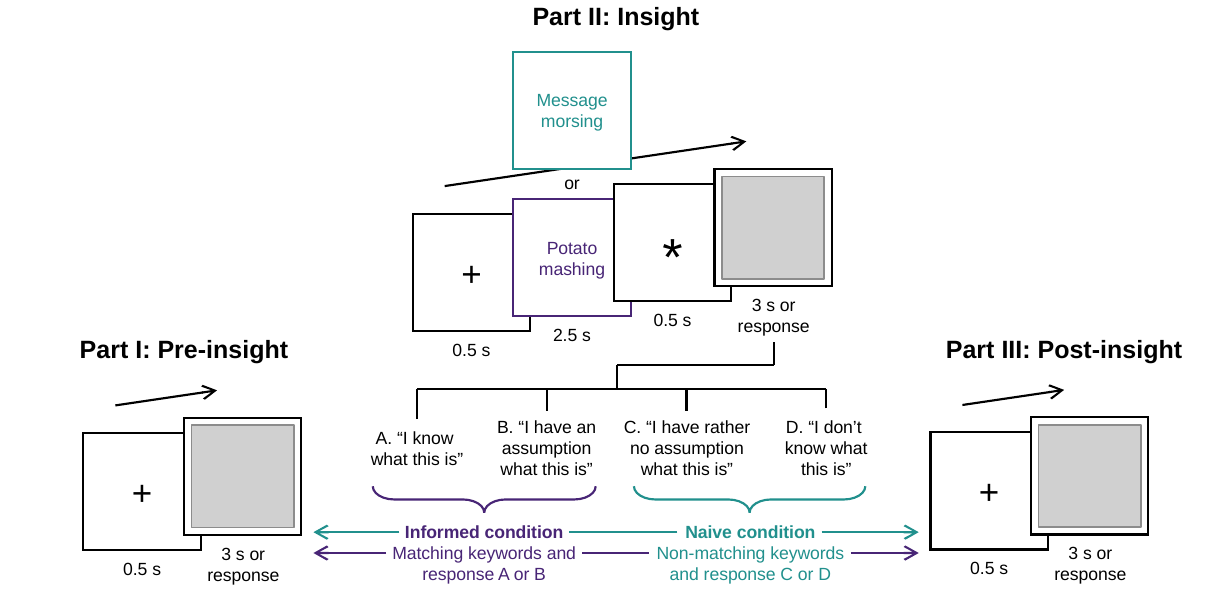
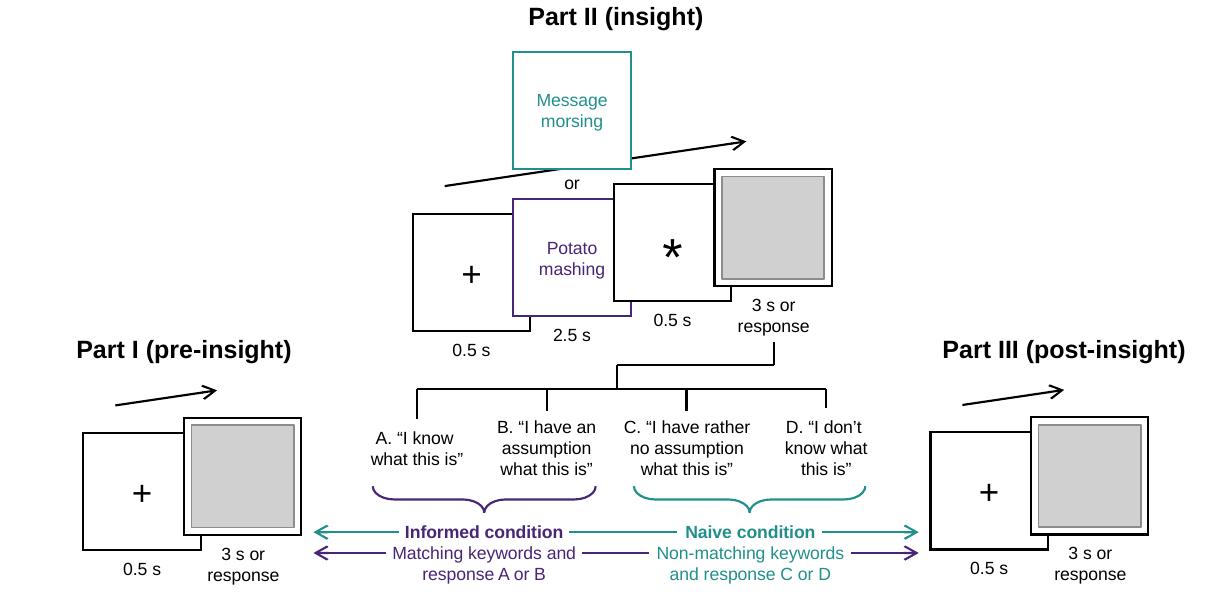
Before and after one commit to alexenge/aha, a slide deck: slide 1 of analysis/manuscript_files/figure-1a.pptx. Drawn at 1232x616 pixels with LibreOffice and Linux fonts; fonts in the diff are those of the drawing; grey boxes stand for pictures. Boxes give left, top, right and bottom in pixels: in the first picture for what was removed or moved away, otherwise in the second. Text is boxed around its words. In the diff, an @@ line names an element or a change of style, - is before the commit and + after.

```diff
--- a/analysis/manuscript_files/figure-1a.pptx
+++ b/analysis/manuscript_files/figure-1a.pptx
@@ text at (528, 7, 704, 31): text changed @@
-Part II: Insight
+Part II (insight)
@@ text at (76, 340, 292, 364): text changed @@
-Part I: Pre-insight
+Part I (pre-insight)
@@ text at (942, 340, 1186, 364): text changed @@
-Part III: Post-insight
+Part III (post-insight)
```
Also in this commit, not shown: 22 other files.
